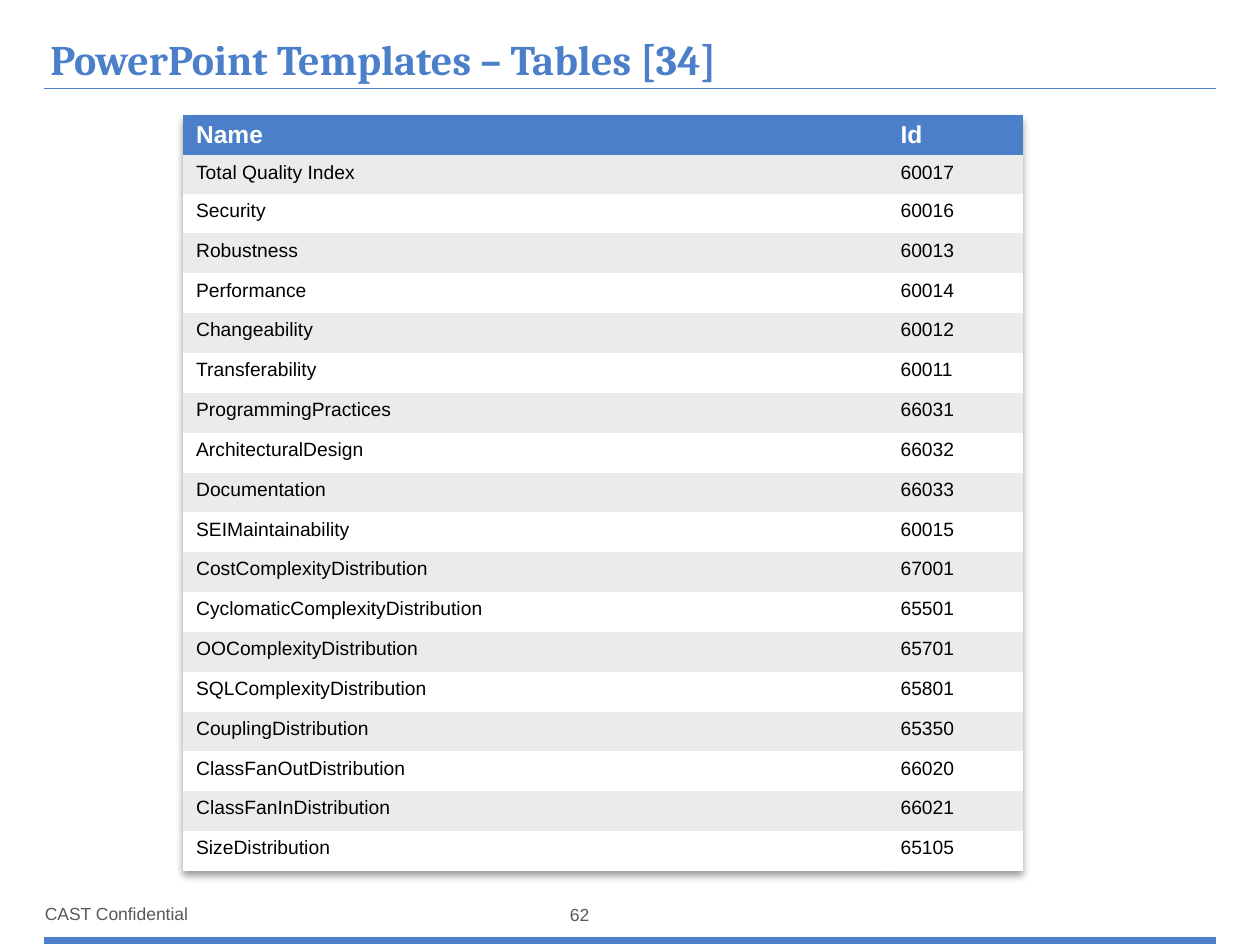
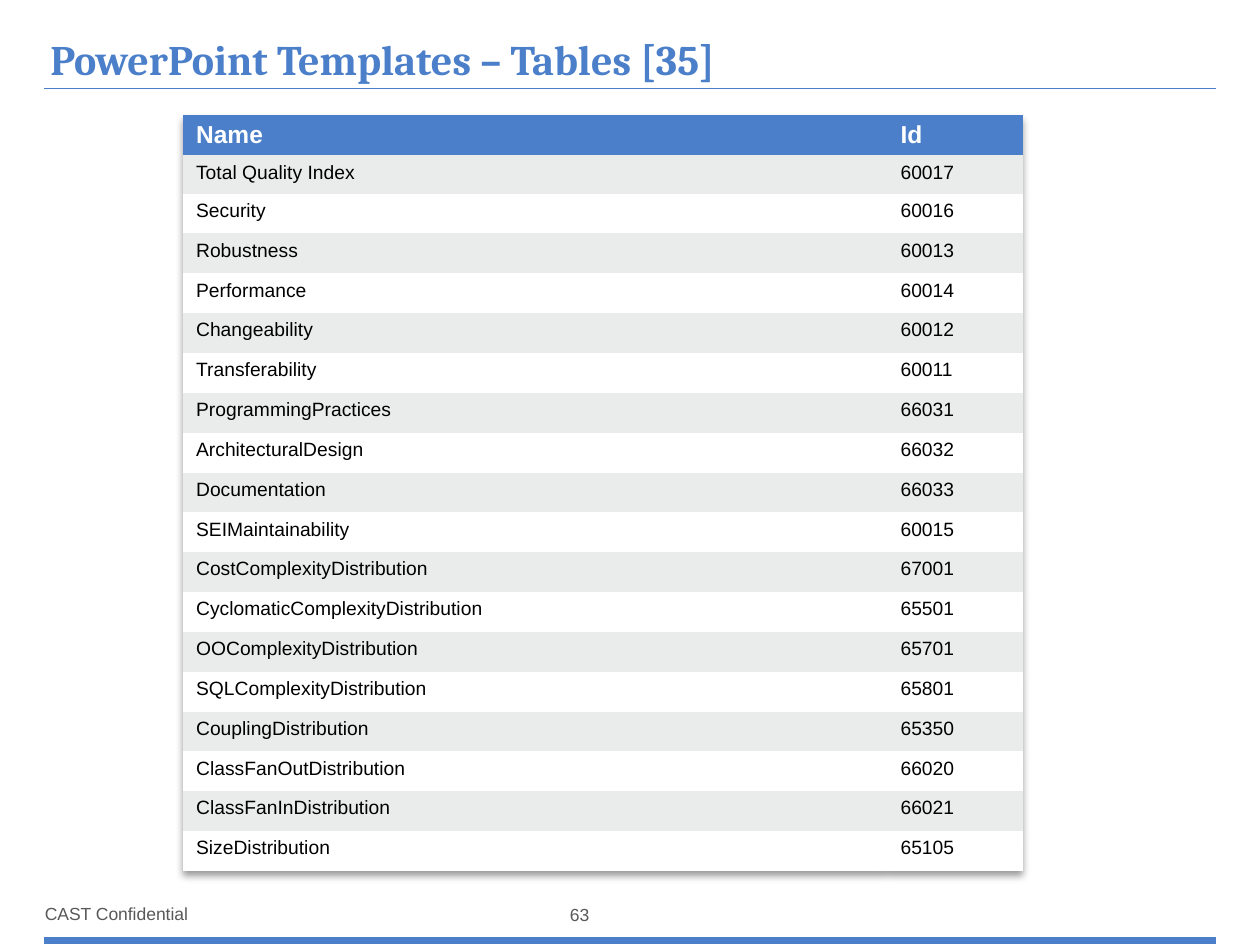
Before and after one commit to CAST-projects/ReportGenerator, a slide deck: slide 63 of CastReporting.Reporting/TemplatesFiles/1- Powerpoint-components-library.pptx (slide 62 before the commit). Drawn at 1260x945 pixels with LibreOffice and Linux fonts; fonts in the diff are those of the drawing; background and template pictures are left out. Boxes give left, top, right and bottom in pixels: in the first picture for what was removed or moved away, otherwise in the second. Text is boxed around its words. In the diff, an @@ line names an element or a change of style, - is before the commit and + after.

```diff
--- a/CastReporting.Reporting/TemplatesFiles/1- Powerpoint-components-library.pptx
+++ b/CastReporting.Reporting/TemplatesFiles/1- Powerpoint-components-library.pptx
@@ title at (50,44,714,84): text changed @@
-PowerPoint Templates – Tables [34]
+PowerPoint Templates – Tables [35]
@@ page number at (570,909,589,921): text changed @@
-62
+63
```
Also in this commit, not shown: 19 other slides changed, 1 slide added, 11 other files.
